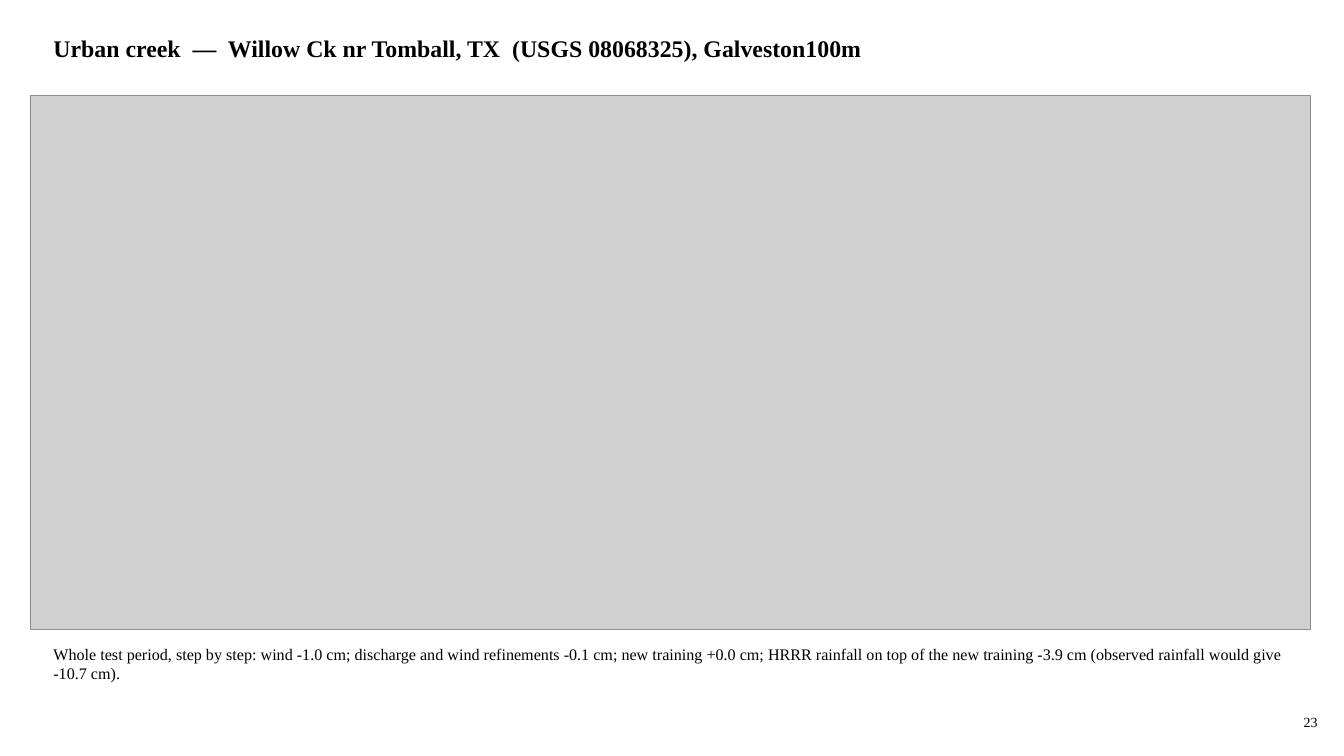
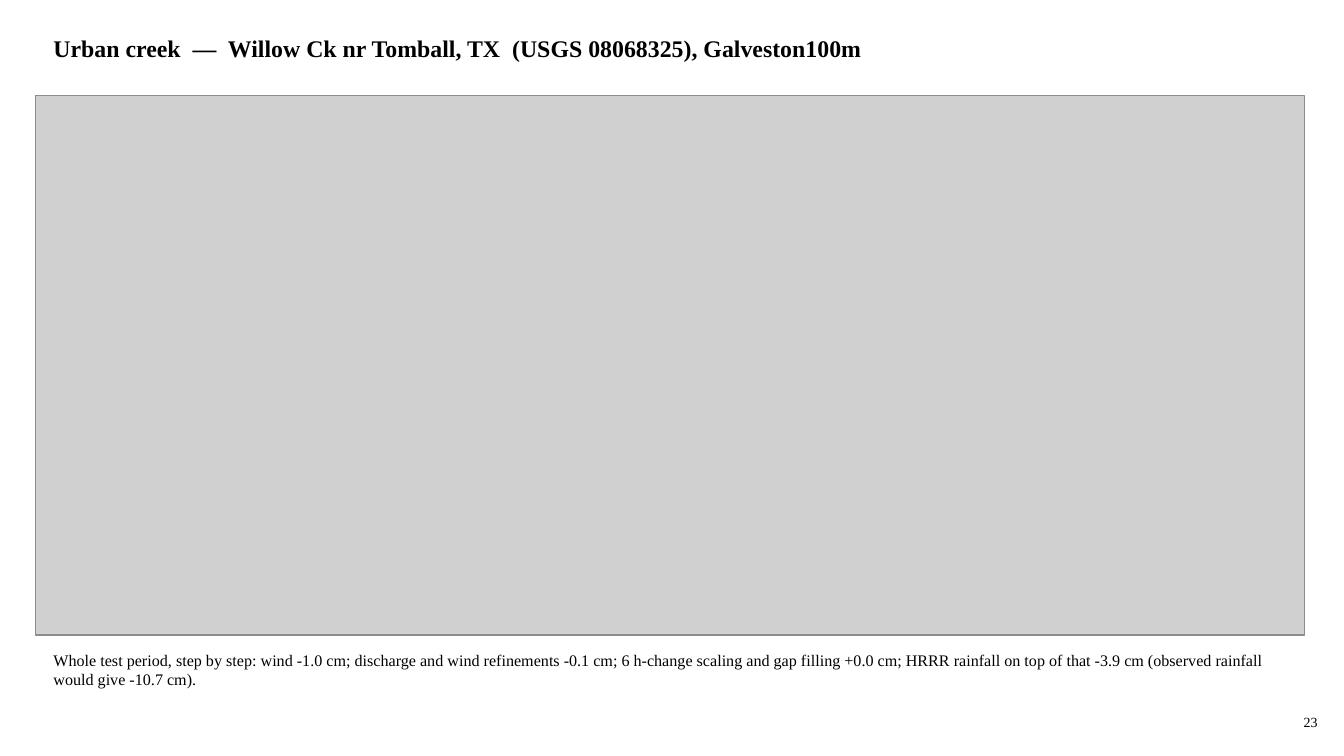
Before and after one commit to LaurenW1997/subdomainLSTM, a slide deck: slide 23 of deliverables/17_versions/version_comparison.pptx. Drawn at 1344x756 pixels with LibreOffice and Linux fonts; fonts in the diff are those of the drawing; grey boxes stand for pictures. Boxes give left, top, right and bottom in pixels: in the first picture for what was removed or moved away, otherwise in the second. Text is boxed around its words. In the diff, an @@ line names an element or a change of style, - is before the commit and + after.

```diff
--- a/deliverables/17_versions/version_comparison.pptx
+++ b/deliverables/17_versions/version_comparison.pptx
@@ picture: place and size @@
-picture at (30,96,1311,629)
+picture at (36,96,1306,635)
@@ text at (53,654,1263,689): text changed @@
-Whole test period, step by step: wind -1.0 cm; discharge and wind refinements -0.1 cm; new training +0.0 cm; HRRR rainfall on top of the new training -3.9 cm (observed rainfall would give -10.7 cm).
+Whole test period, step by step: wind -1.0 cm; discharge and wind refinements -0.1 cm; 6 h-change scaling and gap filling +0.0 cm; HRRR rainfall on top of that -3.9 cm (observed rainfall would give -10.7 cm).
```
Also in this commit, not shown: 25 other slides changed, 30 other files.
